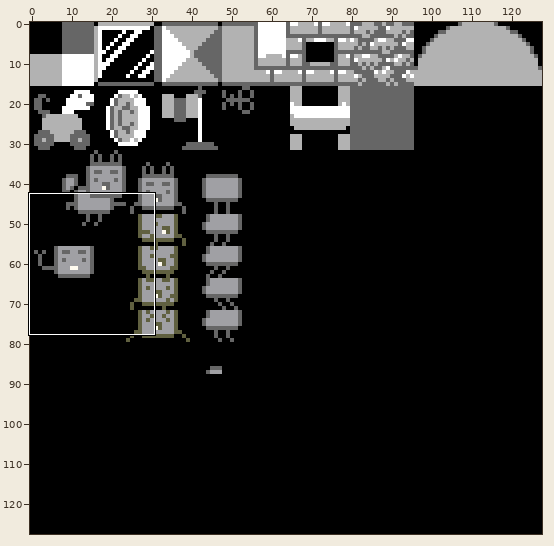
Two states of a sprite sheet, examples/LuciYFer/bg.png. The first picture is a wide view before the edit; the outline marks the close-up.
Close-up. Old version:
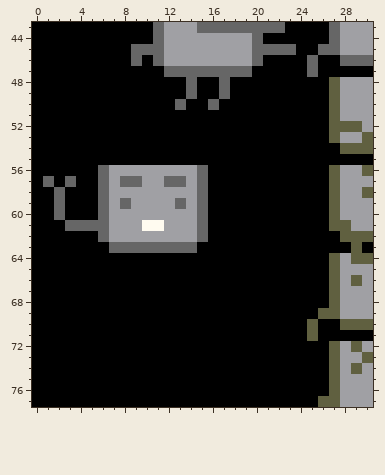
The file is 128x128 pixels. Shown: x 0..30, y 43..77.
The same view after the edit:
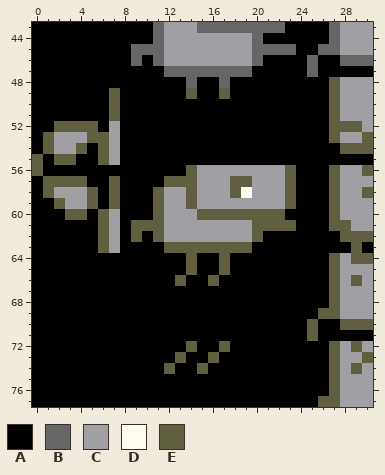
Palette (. is transparent): A #000000  B #666666  C #a0a0a4  D #fffbf0  E #606040
The edit:
y 49: x 7 A -> E; x 14 B -> E; x 17 B -> E
y 50: x 7 A -> E; x 13 B -> A; x 16 B -> A
y 51: x 7 A -> E
y 52: x 2..5 AAAA -> EEEE; x 7 A -> C
y 53: x 1..7 AAAAAAA -> ECCCEEC
y 54: x 1..4 AAAA -> ECCE; x 6..7 AA -> EC
y 55: x 0 A -> E; x 2..3 AA -> EE; x 6..7 AA -> EC
y 56: x 0 A -> E; x 6..23 BCCCCCCCCBAAAAAAAA -> AAAAAAAAECCCCCCCCE
y 57: x 1..4 BABA -> EEEE; x 6..23 BCBBCCBBCBAAAAAAAA -> AEAAAAEEECCCEECCCE
y 58: x 1..11 ABAAABCCCCC -> ECCCEAEAAAE; x 14..23 CBAAAAAAAA -> ECCCEDCCCE
y 59: x 2..11 BAAABCBCCC -> ECCEAEAAAE; x 13..23 BCBAAAAAAAA -> CECCCCCCCCE
y 60: x 2..4 BAA -> AEE; x 6 B -> E; x 8..11 CCCC -> AAAE; x 15..22 BAAAAAAA -> EEEEEEEE
y 61: x 3..6 BBBB -> AAAE; x 8..11 CCDD -> AEEE; x 15..23 BAAAAAAAA -> CCCCCEEEE
y 62: x 6 B -> E; x 8..11 CCCC -> AEAE; x 15..20 BAAAAA -> CCCCCE
y 63: x 6..19 ABBBBBBBBAAAAA -> ECAAAAEEEEEEEE
y 64..65: x 14 A -> E; x 17 A -> E
y 66: x 13 A -> E; x 16 A -> E
y 72: x 14 A -> E; x 17 A -> E
y 73: x 13 A -> E; x 16 A -> E
y 74: x 12 A -> E; x 15 A -> E
